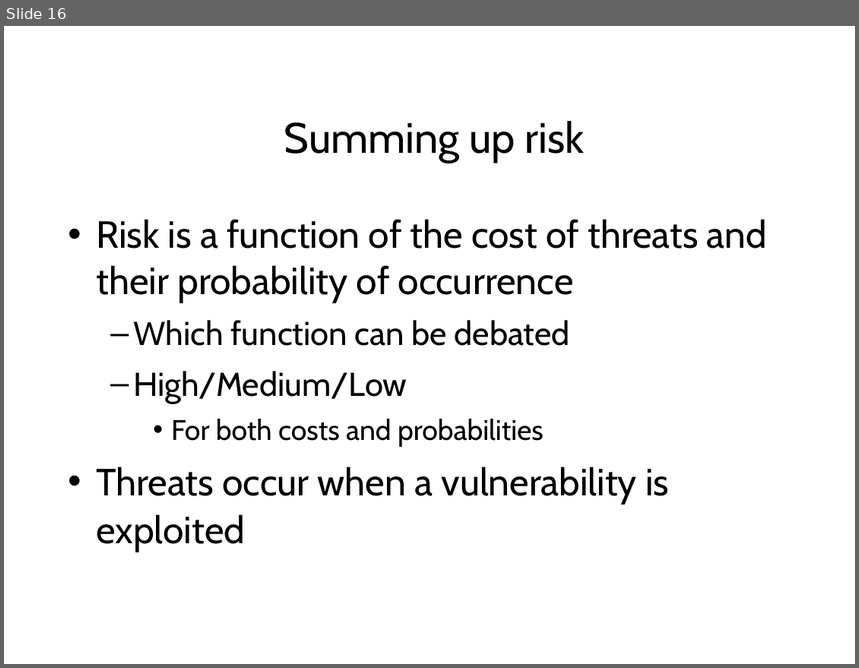
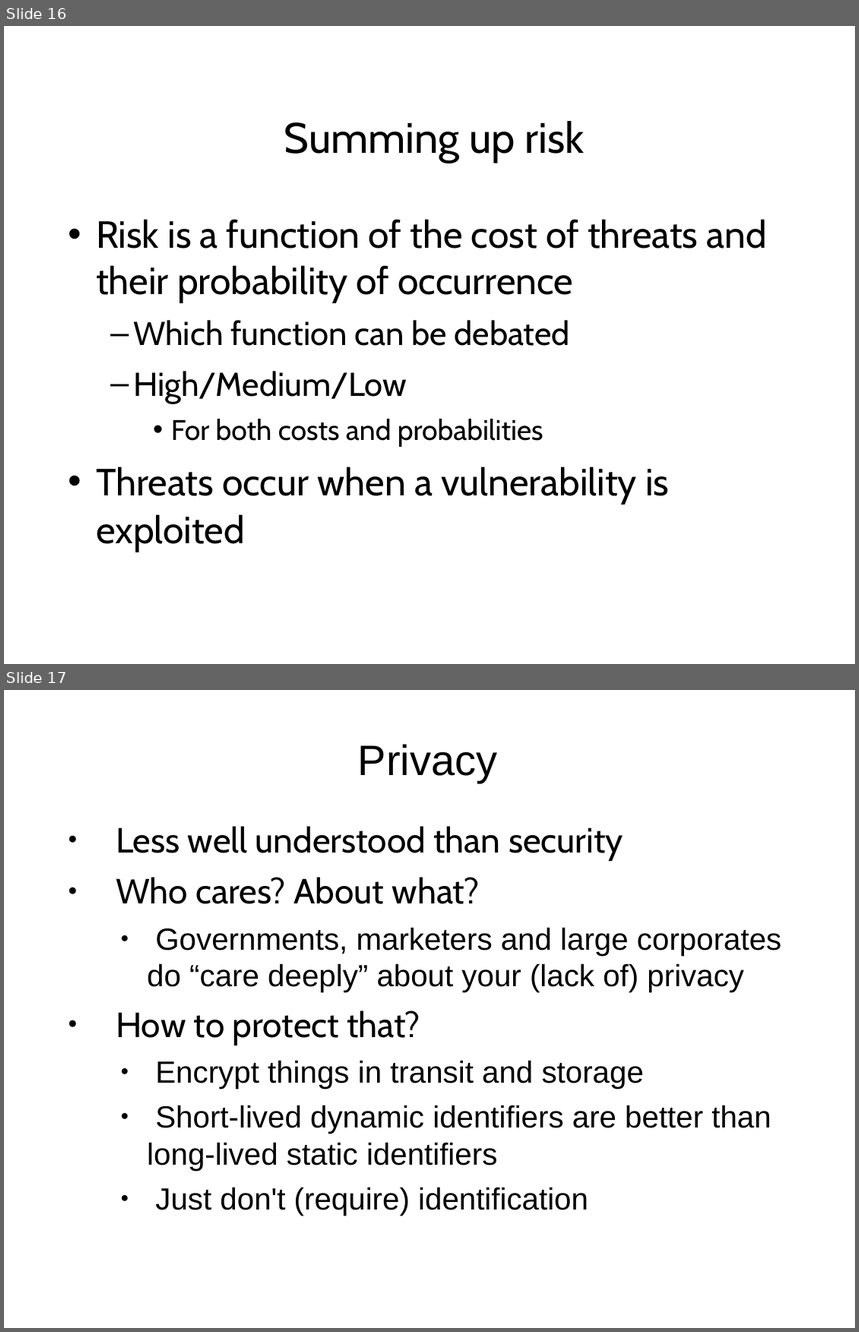
Before and after one commit to sftcd/cs7053, a slide deck: 2016lectures/01-intro.ppt. Shown one above the other, each under a label of ours: slide 16 before the commit, slides 16 and 17 after it. The pictures are 859x668 and 859x1332 pixels, drawn with LibreOffice and Linux fonts; fonts in the diff are those of the drawing. Boxes give left, top, right and bottom in pixels: in the first picture for what was removed or moved away, otherwise in the second. Text is boxed around its words. In the diff, an @@ line names an element or a change of style, - is before the commit and + after.

```diff
--- a/2016lectures/01-intro.ppt
+++ b/2016lectures/01-intro.ppt
@@ slide 17 added at (x1=4, y1=690, x2=855, y2=1328), background #FFFFFF @@
@@ title added at (x1=358, y1=744, x2=498, y2=783), 36 pt, text #000000 @@
+Privacy
@@ text added at (x1=116, y1=826, x2=781, y2=1216), 25.9 pt, text #000000 @@
+● Less well understood than security
+● Who cares? About what?
+  ● Governments, marketers and large corporates do “care deeply” about your (lack of) privacy
+● How to protect that?
+  ● Encrypt things in transit and storage
+  ● Short-lived dynamic identifiers are better than long-lived static identifiers
+  ● Just don't (require) identification
```
Also in this commit, not shown: 4 other slides changed, 3 slides removed, 2 other files.
